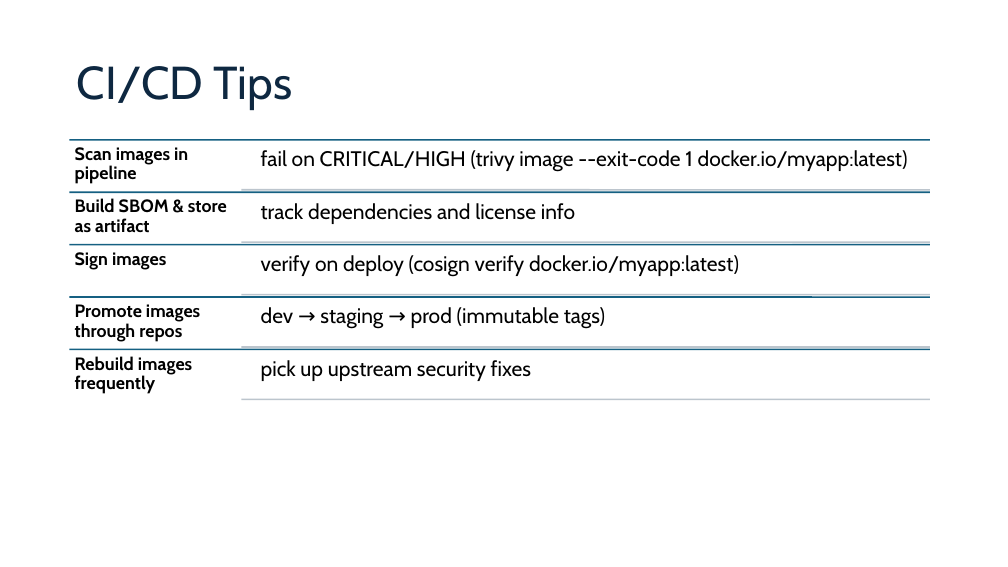
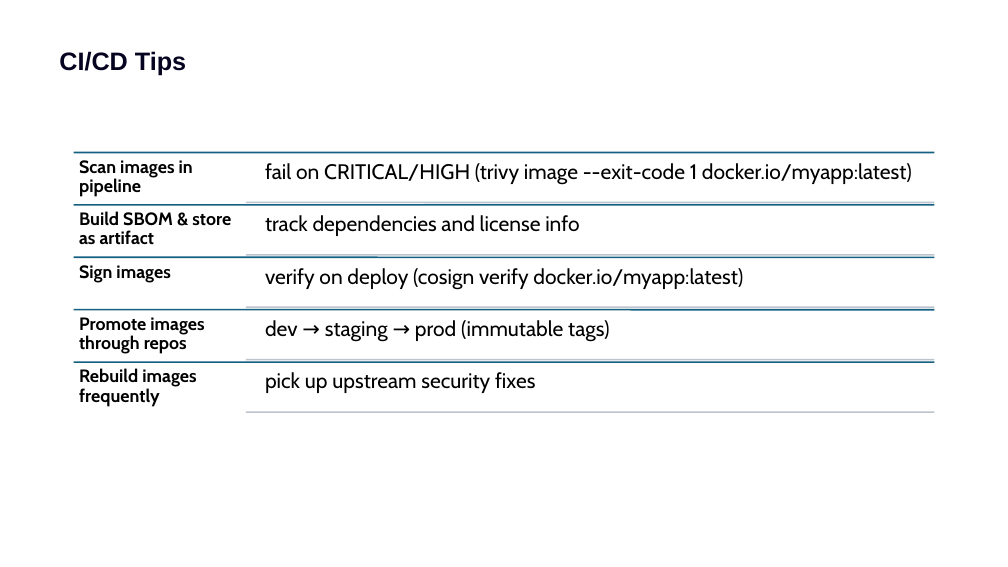
Before and after one commit to bharatnanda/from-fat-to-fearless-distroless-way, a slide deck: slide 18 of From Fat to Fearless.pptx. Drawn at 1008x567 pixels with LibreOffice and Linux fonts; fonts in the diff are those of the drawing. Boxes give left, top, right and bottom in pixels: in the first picture for what was removed or moved away, otherwise in the second. Text is boxed around its words. In the diff, an @@ line names an element or a change of style, - is before the commit and + after.

```diff
--- a/From Fat to Fearless.pptx
+++ b/From Fat to Fearless.pptx
@@ title "CI/CD Tips": place and size @@
-title "CI/CD Tips" at [77,66,292,110]
+title "CI/CD Tips" at [59,51,186,76]
@@ title "CI/CD Tips" at [59,51,186,76]: size 44 to 24 pt, font Cabin to Arial, text colour #0E2841 to #060320, bold on; line spacing 0.9 to 1; vertical alignment middle to top @@
@@ 8 lines, 7 texts: place and size @@
-8 lines, 7 texts at [70,140,930,399]
+8 lines, 7 texts at [73,153,935,412]
@@ 3 texts, 2 lines: place and size @@
-3 texts, 2 lines at [70,245,930,381]
+3 texts, 2 lines at [73,257,935,393]
```
Also in this commit, not shown: 16 other slides changed, 3 slides added, 4 slides removed.
